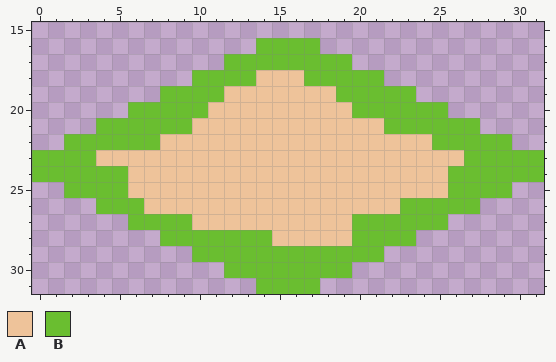
Two versions of one pixel-art sprite, game/Dino_Dash/basic_tile.png. The picture above is the old version.
The file is 32x32 pixels. Shown: x 0..31, y 15..31.
Palette (. is transparent): A #eec39a  B #6abe30
Pixels before, first column x 0:
16 ..............BBBB..............
17 ............BBBBBBBB............
18 ..........BBBBAAABBBBB..........
19 ........BBBBAAAAAAABBBBB........
20 ......BBBBBAAAAAAAAABBBBBB......
21 ....BBBBBBAAAAAAAAAAAABBBBBB....
22 ..BBBBBBAAAAAAAAAAAAAAAAABBBBB..
23 BBBBAAAAAAAAAAAAAAAAAAAAAAABBBBB
24 BBBBBBAAAAAAAAAAAAAAAAAAAABBBBBB
25 ..BBBBAAAAAAAAAAAAAAAAAAAABBBB..
26 ....BBBAAAAAAAAAAAAAAAABBBBB....
27 ......BBBBAAAAAAAAAABBBBBB......
28 ........BBBBBBBAAAAABBBB........
29 ..........BBBBBBBBBBBB..........
30 ............BBBBBBBB............
31 ..............BBBB..............
After the commit:
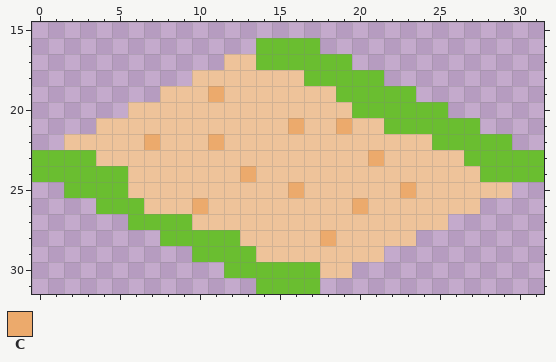
Colours new in this view: C #ecaa6c
Change:
y 17: x 12..13 BB -> AA
y 18: x 10..13 BBBB -> AAAA
y 19: x 8..11 BBBB -> AAAC
y 20: x 6..10 BBBBB -> AAAAA
y 21: x 4..9 BBBBBB -> AAAAAA; x 16 A -> C; x 19 A -> C
y 22: x 2..7 BBBBBB -> AAAAAC; x 11 A -> C
y 23: x 21 A -> C
y 24: x 13 A -> C; x 26..27 BB -> AA
y 25: x 16 A -> C; x 23 A -> C; x 26..29 BBBB -> AAAA
y 26: x 10 A -> C; x 20 A -> C; x 23..27 BBBBB -> AAAAA
y 27: x 20..25 BBBBBB -> AAAAAA
y 28: x 13..14 BB -> AA; x 18 A -> C; x 20..23 BBBB -> AAAA
y 29: x 14..21 BBBBBBBB -> AAAAAAAA
y 30: x 18..19 BB -> AA
